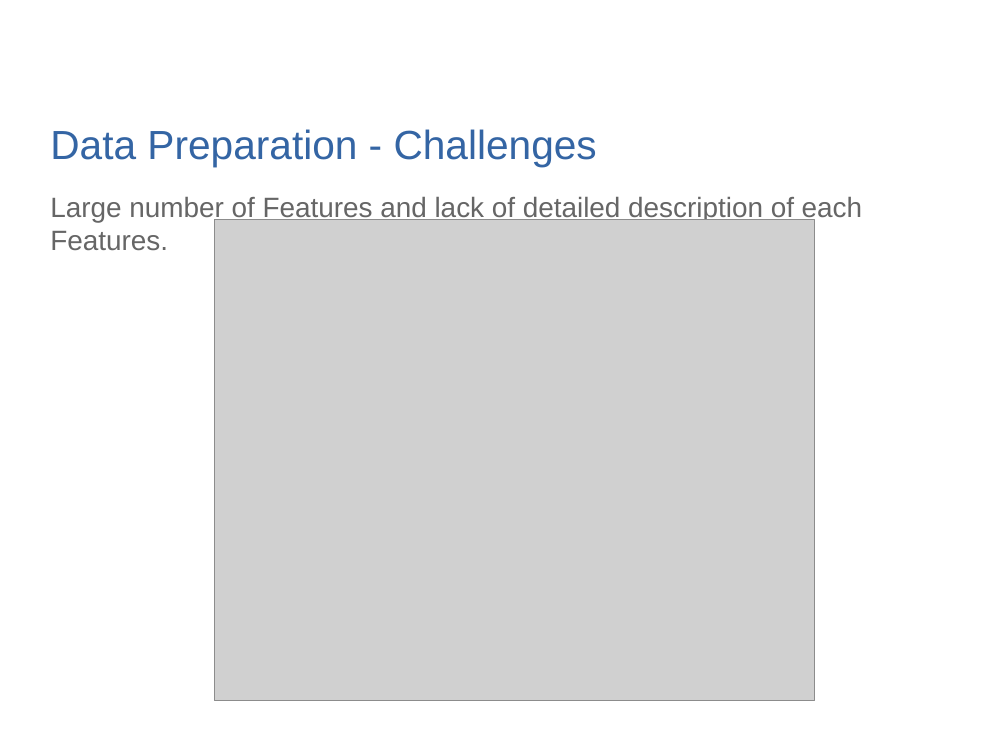
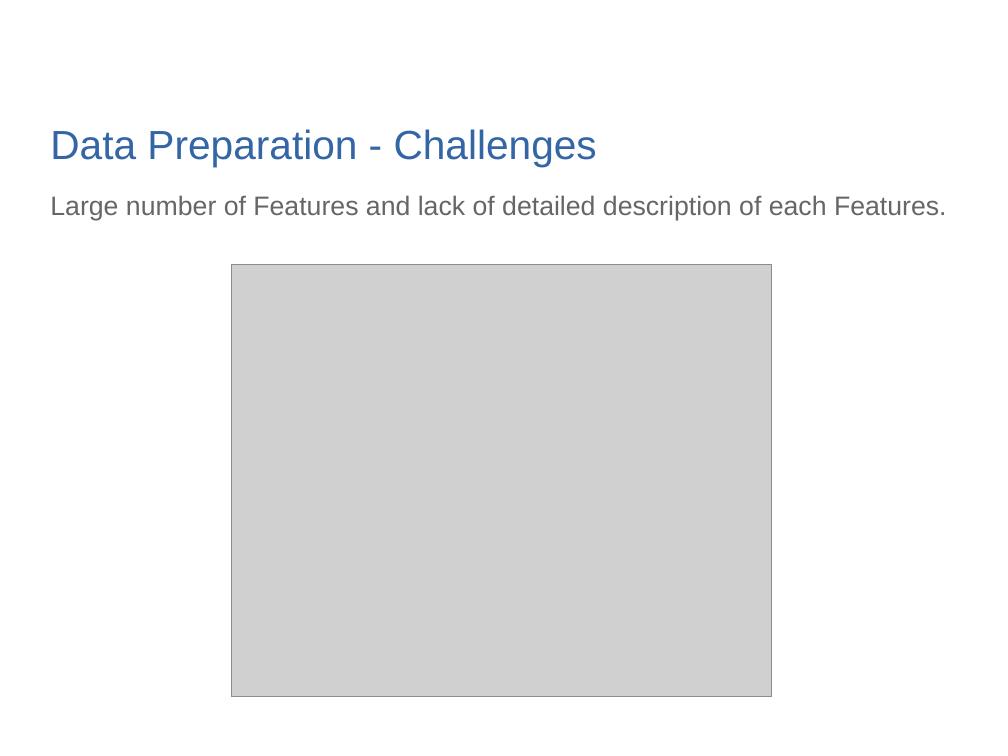
Before and after one commit to quickheaven/scs-3251-statistics-for-data-science, a slide deck: slide 8 of documents/Spam Email Classification - Arjie Cristobal.pptx. Drawn at 1008x756 pixels with LibreOffice and Linux fonts; fonts in the diff are those of the drawing; grey boxes stand for pictures; background and template pictures are left out. Boxes give left, top, right and bottom in pixels: in the first picture for what was removed or moved away, otherwise in the second. Text is boxed around its words. In the diff, an @@ line names an element or a change of style, - is before the commit and + after.

```diff
--- a/documents/Spam Email Classification - Arjie Cristobal.pptx
+++ b/documents/Spam Email Classification - Arjie Cristobal.pptx
@@ text "Large number of Features and ..." at (50, 195, 947, 221): size 22 to 21 pt @@
@@ picture: place and size @@
-picture at (214, 220, 815, 702)
+picture at (231, 264, 772, 697)
```
Also in this commit, not shown: 7 other slides changed.
